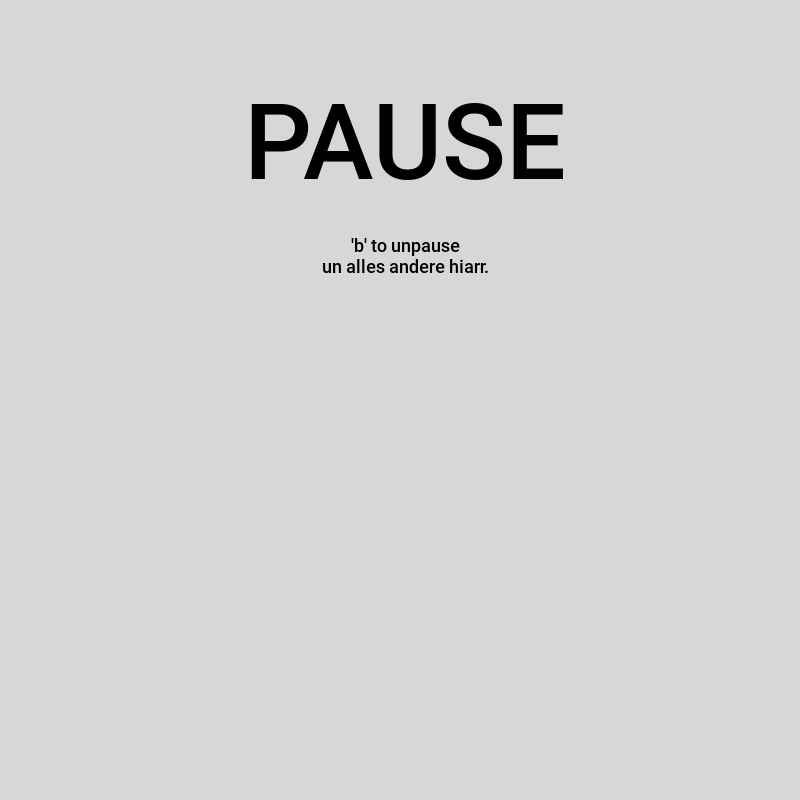
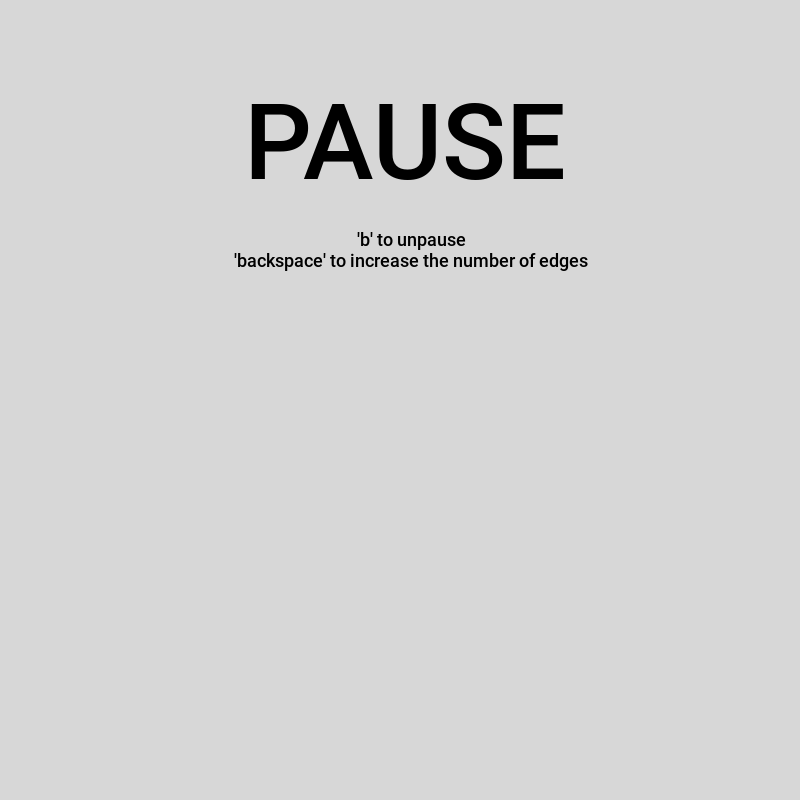
Layered file, before and after one edit (800px x 800px). Changes by layer:
painted on "'b' to unpause ..." over left=234, top=232, right=588, bottom=273
